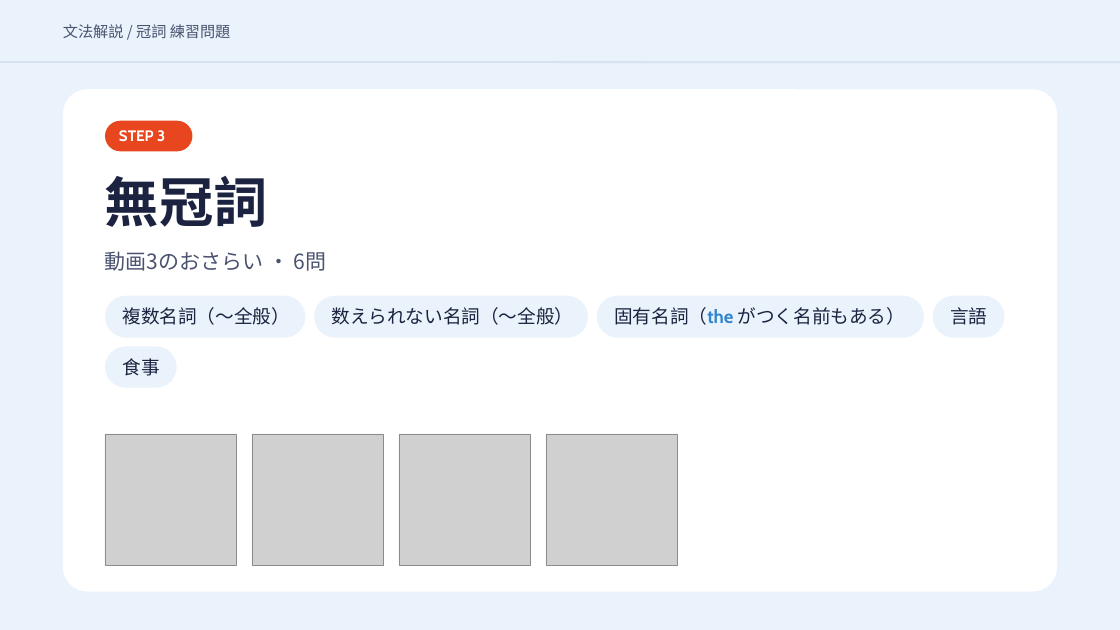
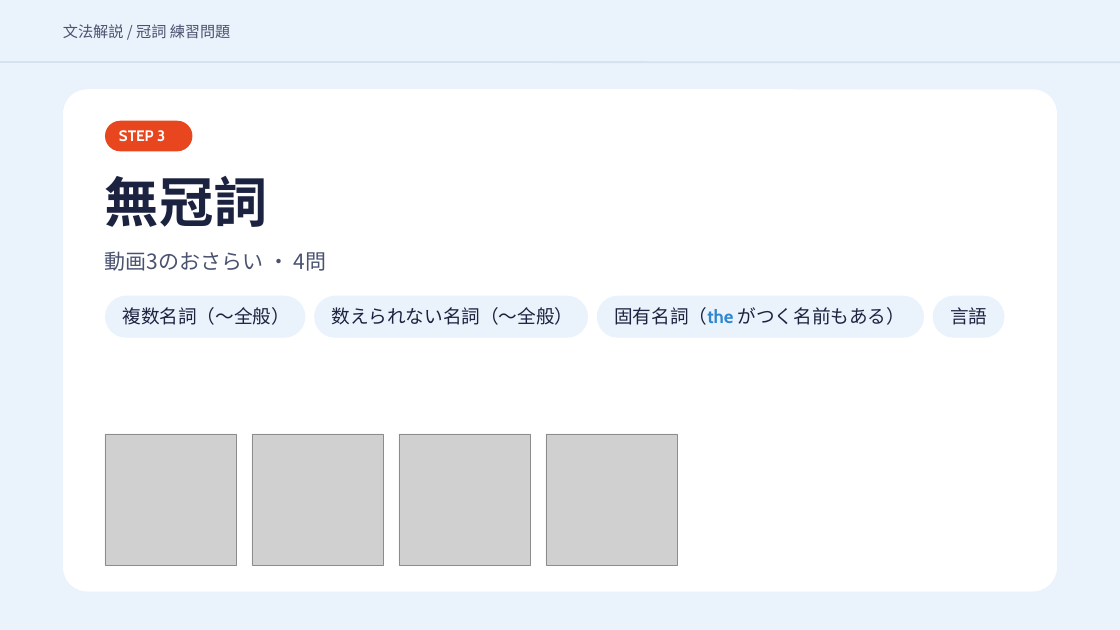
Before and after one commit to hinakajisaki-dev/hina-english, a slide deck: slide 22 of matome/articles-4/articles-4-slides.pptx (slide 28 before the commit). Drawn at 1120x630 pixels with LibreOffice and Linux fonts; fonts in the diff are those of the drawing; grey boxes stand for pictures. Boxes give left, top, right and bottom in pixels: in the first picture for what was removed or moved away, otherwise in the second. Text is boxed around its words. In the diff, an @@ line names an element or a change of style, - is before the commit and + after.

```diff
--- a/matome/articles-4/articles-4-slides.pptx
+++ b/matome/articles-4/articles-4-slides.pptx
@@ text at bbox=[105, 251, 327, 271]: text changed @@
-動画3のおさらい ・ 6問
+動画3のおさらい ・ 4問
@@ rounded rectangle removed at bbox=[105, 346, 176, 387] @@
@@ text removed at bbox=[122, 358, 159, 376] @@
-食事
```
Also in this commit, not shown: 52 other slides changed, 10 slides removed, 3 other files.
